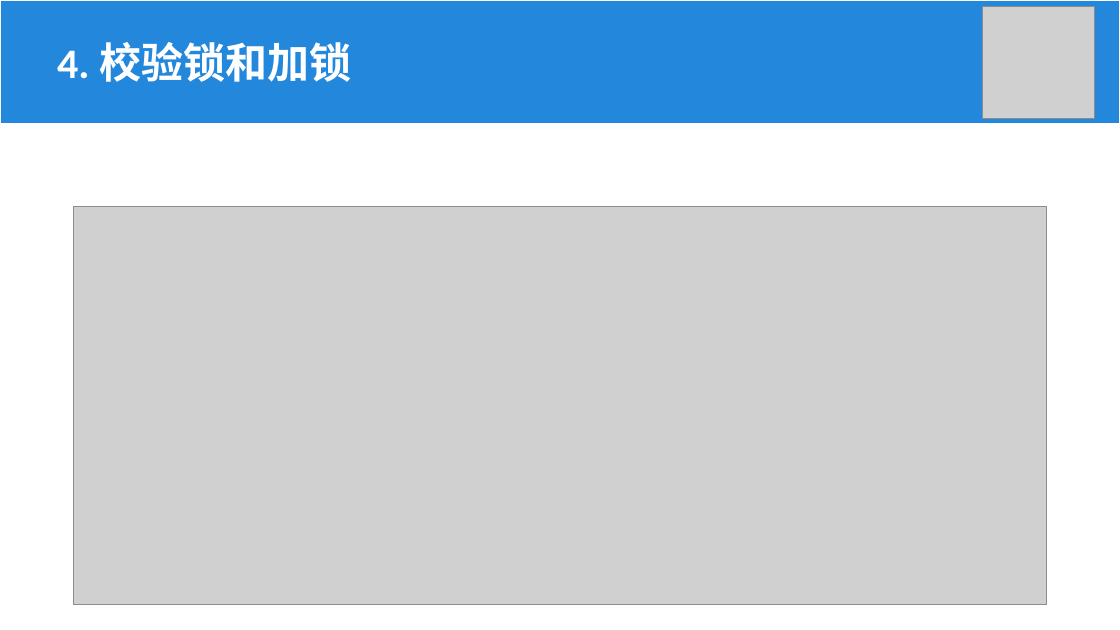
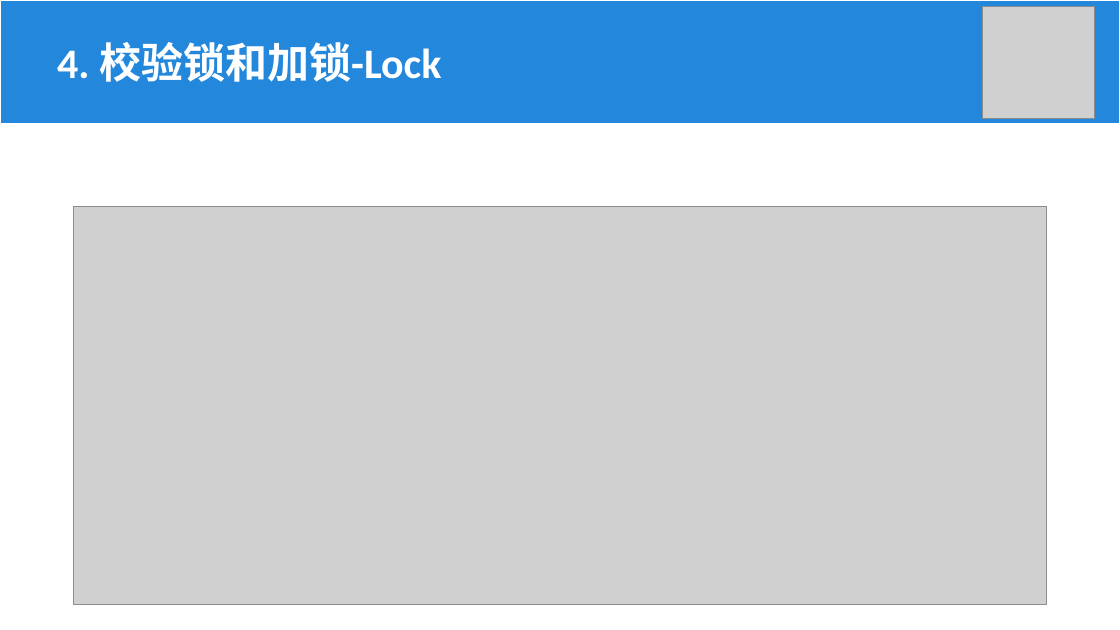
Before and after one commit to Khighness/bplustree, a slide deck: slide 19 of docs/cantai.pptx (slide 10 before the commit). Drawn at 1120x630 pixels with LibreOffice and Linux fonts; fonts in the diff are those of the drawing; grey boxes stand for pictures. Boxes give left, top, right and bottom in pixels: in the first picture for what was removed or moved away, otherwise in the second. Text is boxed around its words. In the diff, an @@ line names an element or a change of style, - is before the commit and + after.

```diff
--- a/docs/cantai.pptx
+++ b/docs/cantai.pptx
@@ text at [57,42,441,82]: text changed @@
-4. 校验锁和加锁
+4. 校验锁和加锁-Lock
```
Also in this commit, not shown: 4 other slides changed, 7 slides added, 1 other file.
